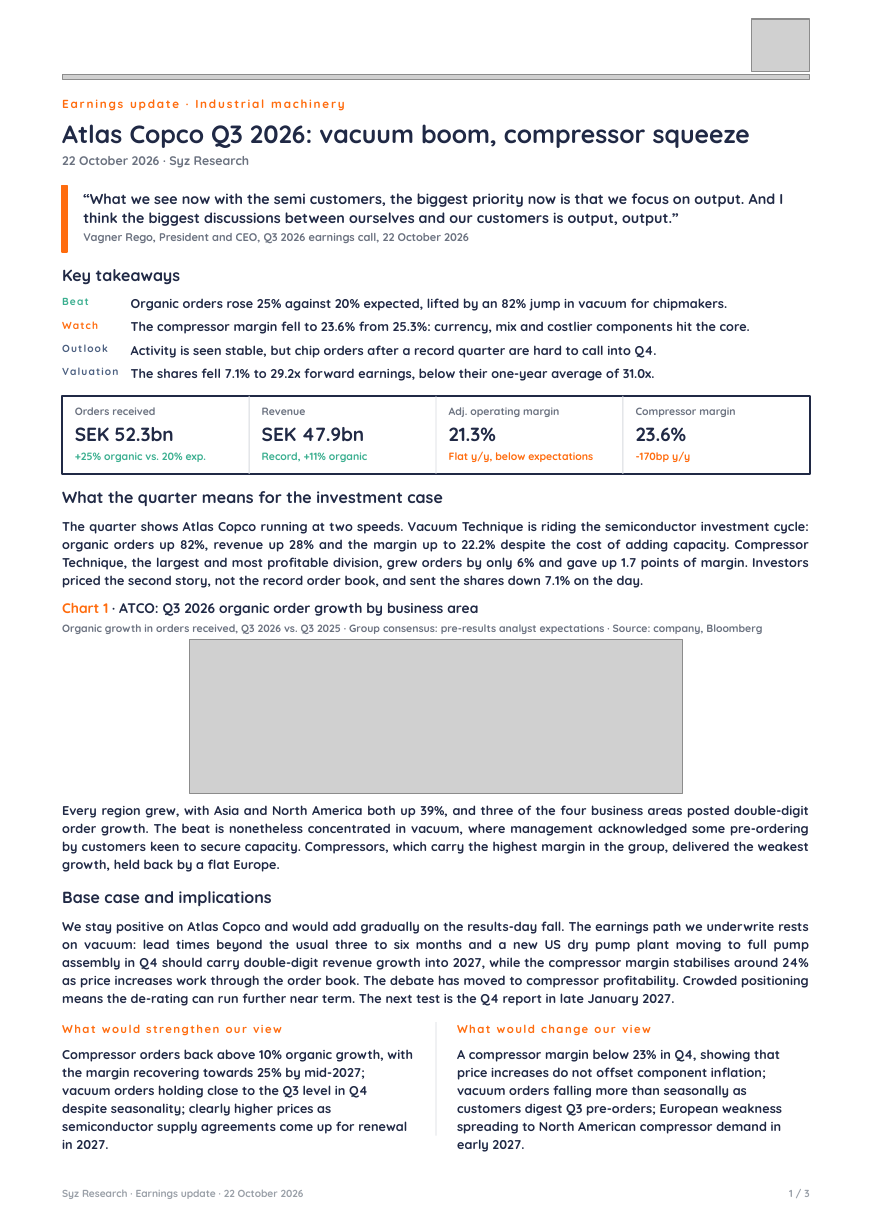
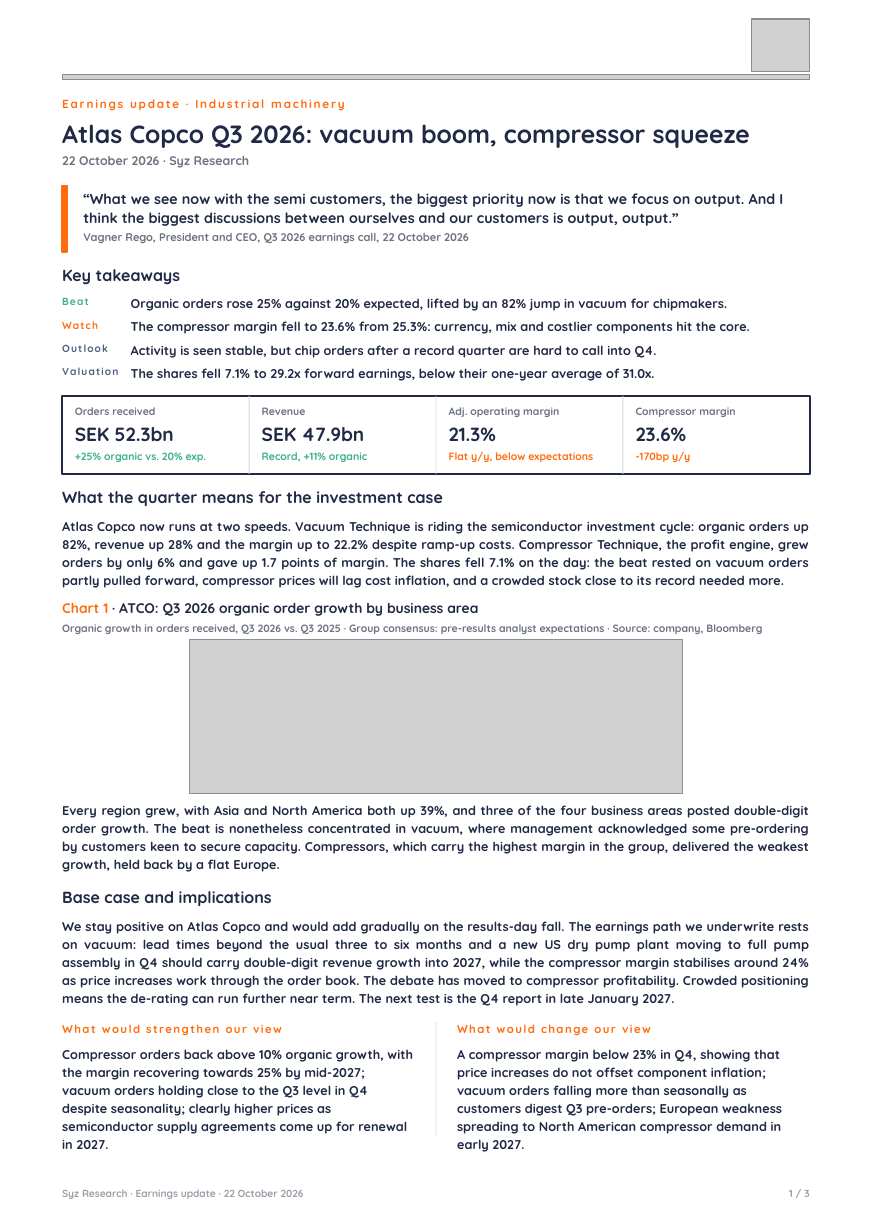
Before and after one commit to jb-db05/syz-earnings, a slide deck: slide 1 of reports/ATCO_Q3_2026/Earnings_Update_ATCO_Q32026.pptx. Drawn at 872x1232 pixels with LibreOffice and Linux fonts; fonts in the diff are those of the drawing; grey boxes stand for pictures. Boxes give left, top, right and bottom in pixels: in the first picture for what was removed or moved away, otherwise in the second. Text is boxed around its words. In the diff, an @@ line names an element or a change of style, - is before the commit and + after.

```diff
--- a/reports/ATCO_Q3_2026/Earnings_Update_ATCO_Q32026.pptx
+++ b/reports/ATCO_Q3_2026/Earnings_Update_ATCO_Q32026.pptx
@@ text at <box>62,521,809,588</box>: text changed @@
-The quarter shows Atlas Copco running at two speeds. Vacuum Technique is riding the semiconductor investment cycle: organic orders up 82%, revenue up 28% and the margin up to 22.2% despite the cost of adding capacity. Compressor Technique, the largest and most profitable division, grew orders by only 6% and gave up 1.7 points of margin. Investors priced the second story, not the record order book, and sent the shares down 7.1% on the day.
+Atlas Copco now runs at two speeds. Vacuum Technique is riding the semiconductor investment cycle: organic orders up 82%, revenue up 28% and the margin up to 22.2% despite ramp-up costs. Compressor Technique, the profit engine, grew orders by only 6% and gave up 1.7 points of margin. The shares fell 7.1% on the day: the beat rested on vacuum orders partly pulled forward, compressor prices will lag cost inflation, and a crowded stock close to its record needed more.
```
Also in this commit, not shown: 3 other files.
